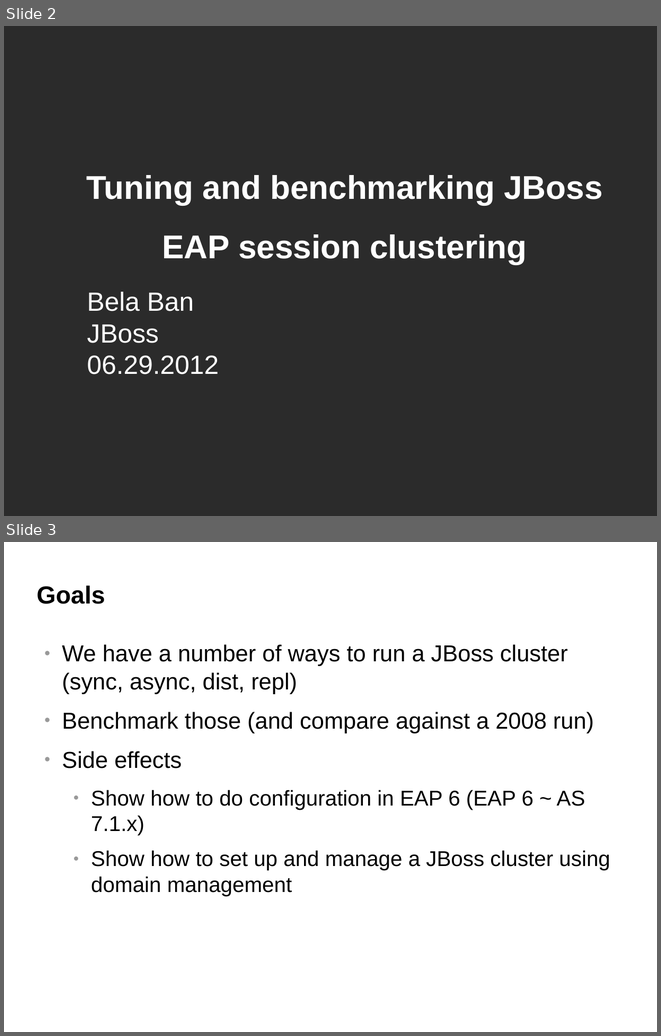
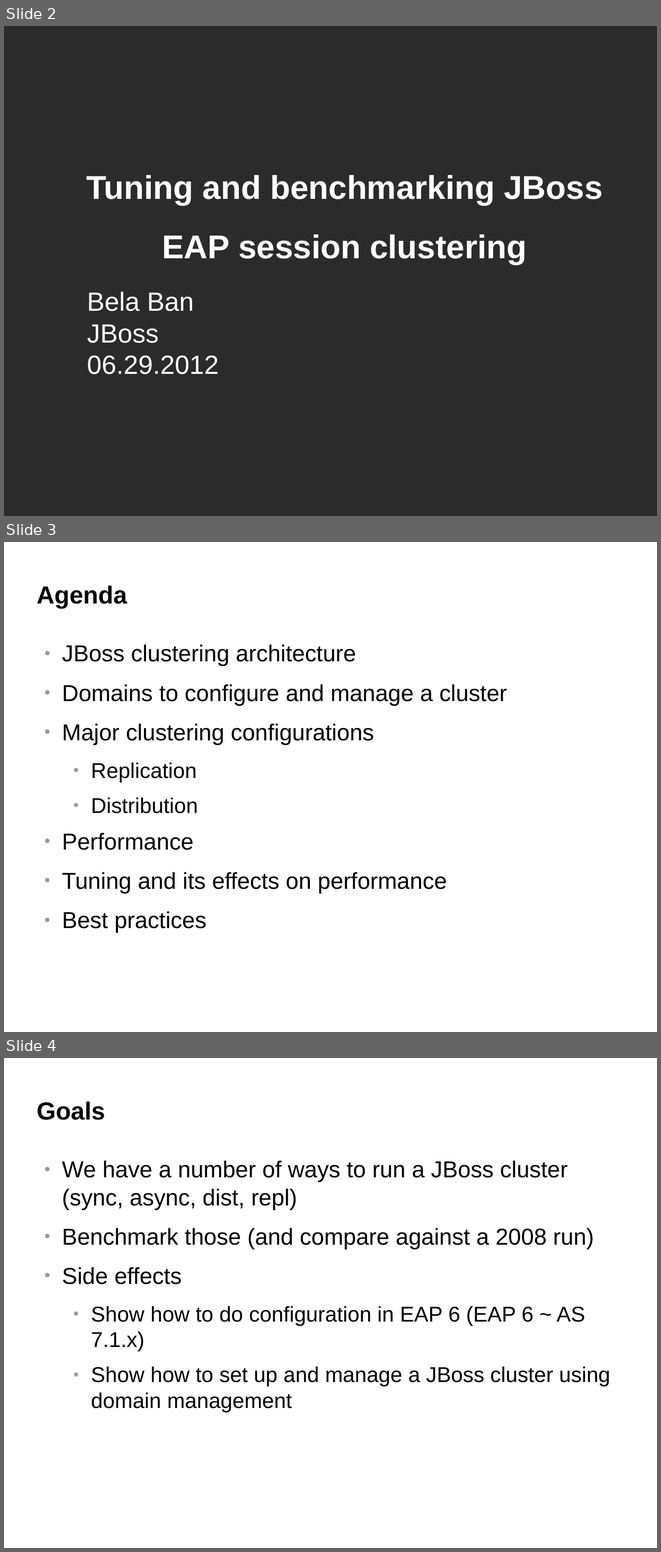
Before and after one commit to belaban/SessionPerf, a slide deck: docs/jbw2012.odp. Shown one above the other, each under a label of ours: slides 2 and 3 before the commit, slides 2, 3 and 4 after it. The pictures are 661x1036 and 661x1552 pixels, drawn with LibreOffice and Linux fonts; fonts in the diff are those of the drawing; background and template pictures are left out; a plain dark background stands for a picture behind light text. Boxes give left, top, right and bottom in pixels: in the first picture for what was removed or moved away, otherwise in the second. Text is boxed around its words. In the diff, an @@ line names an element or a change of style, - is before the commit and + after.

```diff
--- a/docs/jbw2012.odp
+++ b/docs/jbw2012.odp
@@ slide 3 added at (4, 542, 657, 1032), background #FFFFFF @@
@@ title added at (37, 585, 127, 608), 30 pt, text #000000, bold @@
+Agenda
@@ text added at (62, 644, 507, 933), 28 pt, text #000000 @@
+● JBoss clustering architecture
+● Domains to configure and manage a cluster
+● Major clustering configurations
+  ● Replication
+  ● Distribution
+● Performance
+● Tuning and its effects on performance
+● Best practices
@@ what was slide 3 is now slide 4 @@
```
Also in this commit, not shown: 1 slide changed, 5 other slides added.
